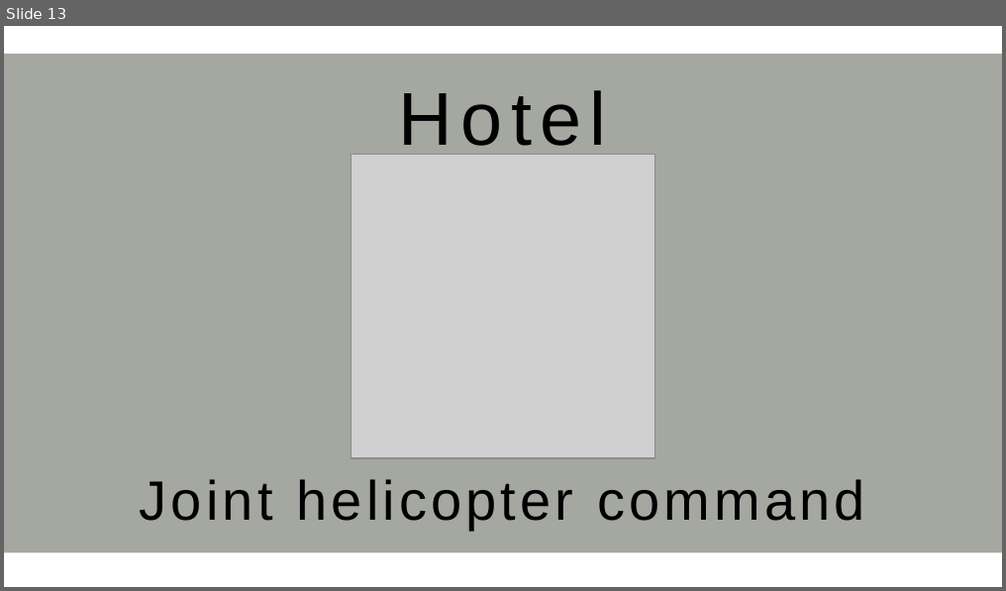
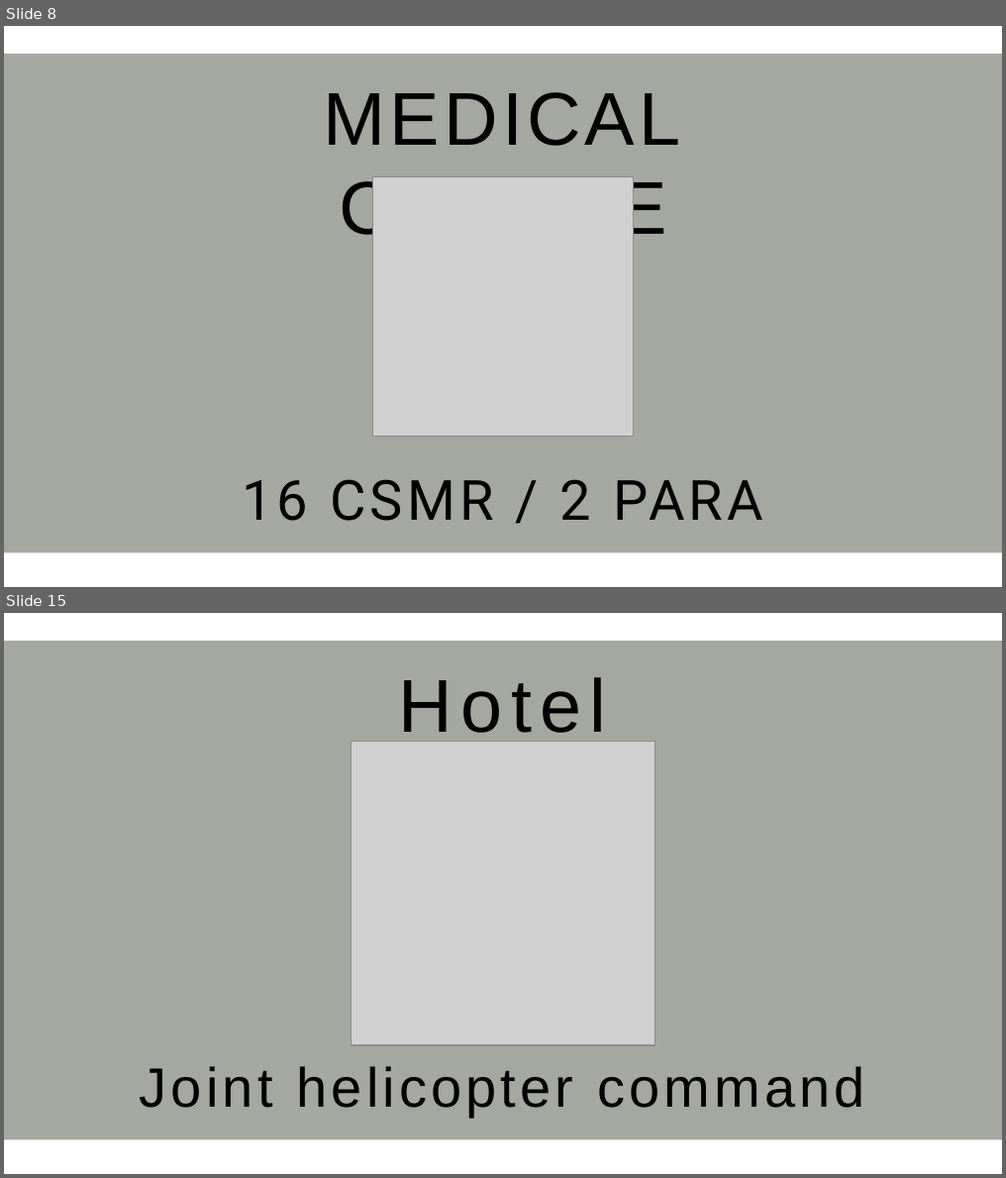
Before and after one commit to Eagle-Studios/2Para, a slide deck: _6_Extra Files/Custom Textures _2PARA.pptx. Shown one above the other, each under a label of ours: slide 13 before the commit, slides 8 and 15 after it; the slides between them are not shown. The pictures are 1006x591 and 1006x1178 pixels, drawn with LibreOffice and Linux fonts; fonts in the diff are those of the drawing; grey boxes stand for pictures. Boxes give left, top, right and bottom in pixels: in the first picture for what was removed or moved away, otherwise in the second. Text is boxed around its words. In the diff, an @@ line names an element or a change of style, - is before the commit and + after.

```diff
--- a/_6_Extra Files/Custom Textures _2PARA.pptx
+++ b/_6_Extra Files/Custom Textures _2PARA.pptx
@@ slide 8 added at box(4, 26, 1002, 587), background #FFFFFF @@
@@ rectangle added at box(4, 54, 1002, 554), fill #A5A7A1 @@
@@ text added at box(324, 92, 681, 248), 54 pt, text #000000 @@
+MEDICAL CENTRE
@@ picture added at box(373, 176, 634, 437) @@
@@ text added at box(242, 479, 763, 521), 40 pt, text #000000 @@
+16 CSMR / 2 PARA
@@ what was slide 13 is now slide 15 @@
```
Also in this commit, not shown: 11 slides changed, 2 other slides added, 1 slide removed, 15 other files.
